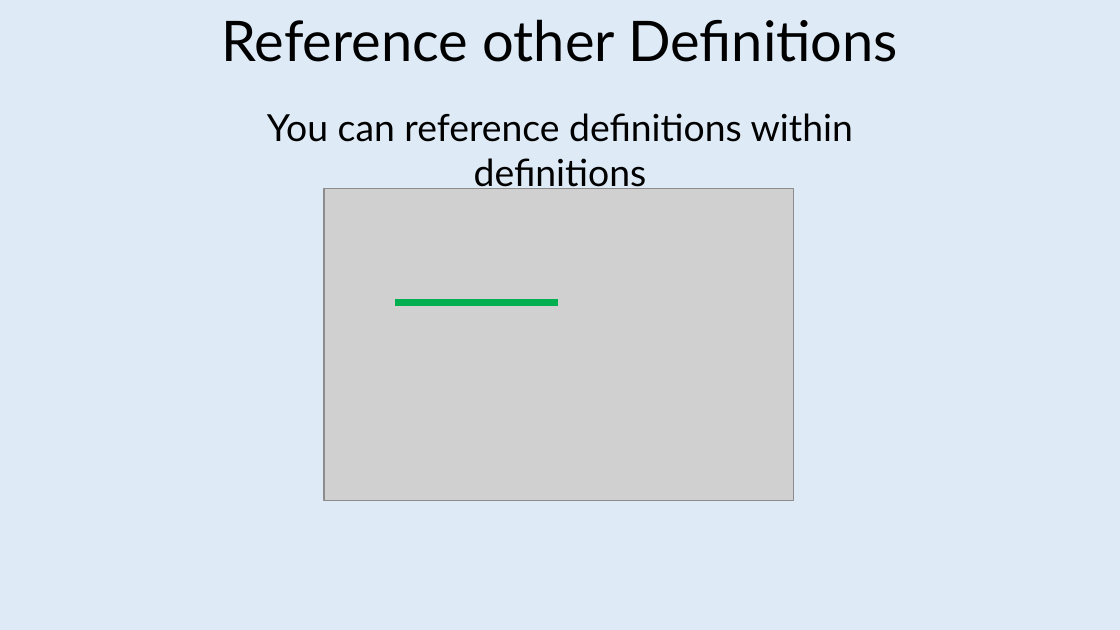
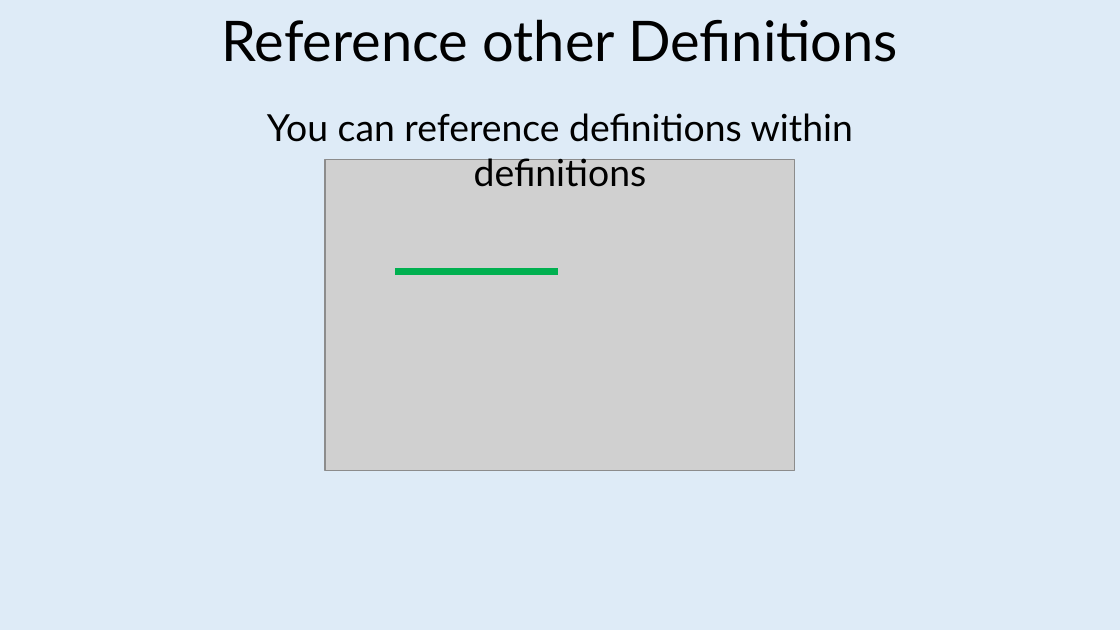
Before and after one commit to jeromerg/NCase, a slide deck: slide 28 of src/Documentation/Slides/Slides.pptx. Drawn at 1120x630 pixels with LibreOffice and Linux fonts; fonts in the diff are those of the drawing; grey boxes stand for pictures. Boxes give left, top, right and bottom in pixels: in the first picture for what was removed or moved away, otherwise in the second. Text is boxed around its words. In the diff, an @@ line names an element or a change of style, - is before the commit and + after.

```diff
--- a/src/Documentation/Slides/Slides.pptx
+++ b/src/Documentation/Slides/Slides.pptx
@@ picture: place and size @@
-picture at bbox=[324, 189, 793, 501]
+picture at bbox=[325, 159, 794, 470]
@@ line moved from (395, 302) - (558, 302) to (395, 271) - (558, 271) @@
```
Also in this commit, not shown: 3 other slides changed, 6 other files.
